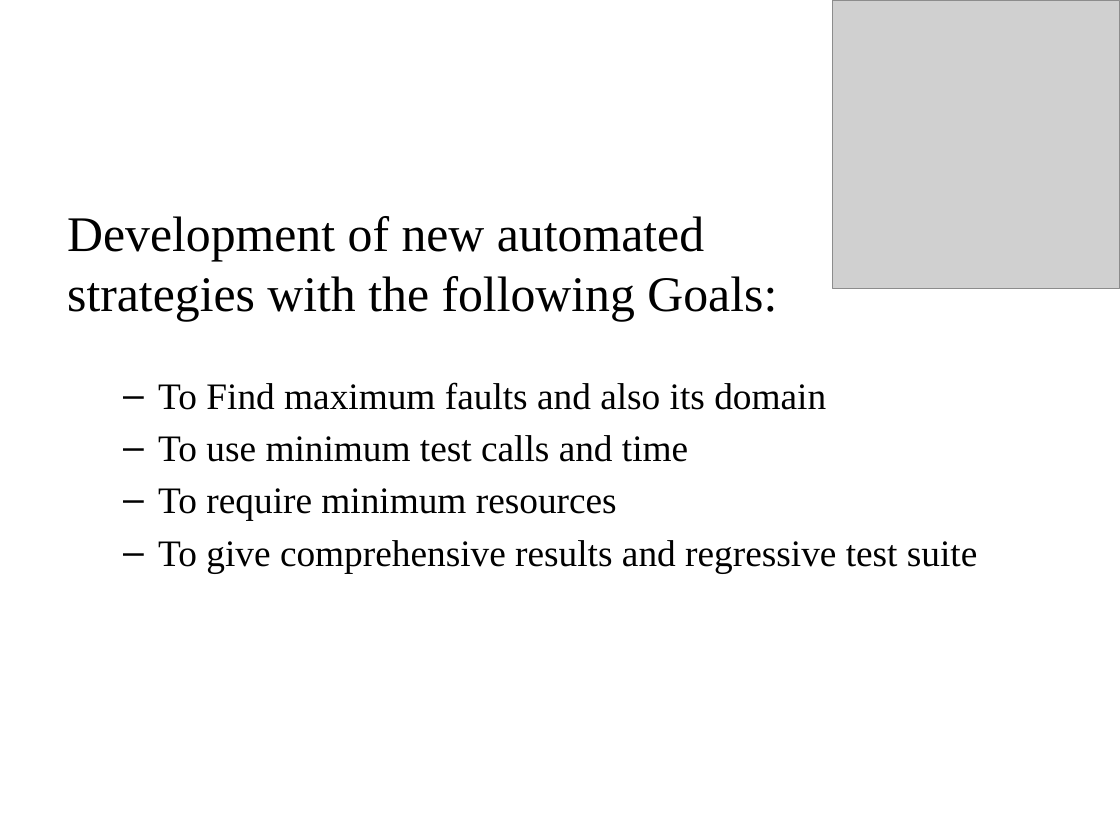
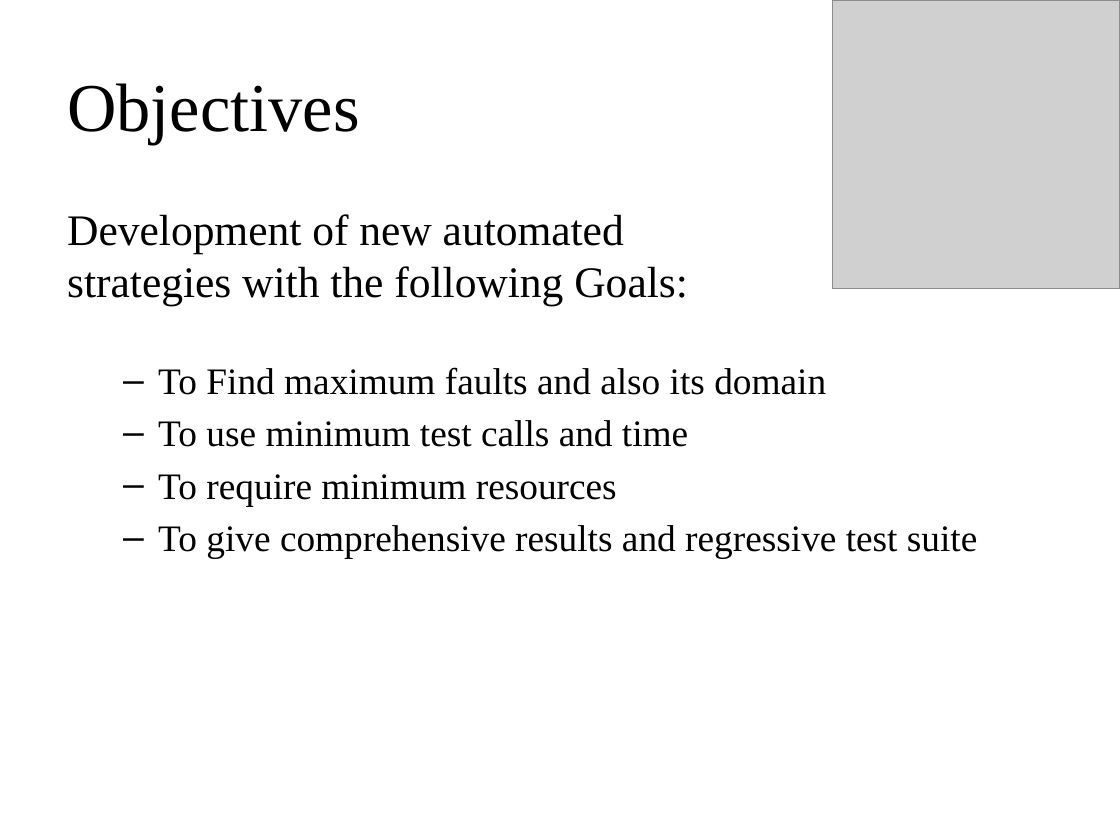
Before and after one commit to maochy/yeti-test, a slide deck: slide 2 of ThesisSeminar/newOne.pptx. Drawn at 1120x840 pixels with LibreOffice and Linux fonts; fonts in the diff are those of the drawing; grey boxes stand for pictures. Boxes give left, top, right and bottom in pixels: in the first picture for what was removed or moved away, otherwise in the second. Text is boxed around its words. In the diff, an @@ line names an element or a change of style, - is before the commit and + after.

```diff
--- a/ThesisSeminar/newOne.pptx
+++ b/ThesisSeminar/newOne.pptx
@@ title added at [67, 83, 359, 144], 44 pt, text #000000 @@
+Objectives
@@ text at [67, 214, 688, 306]: size 32 to 28 pt in "Development of new automated strategies with the ..." @@
```
Also in this commit, not shown: 19 other slides changed, 1 other file.
